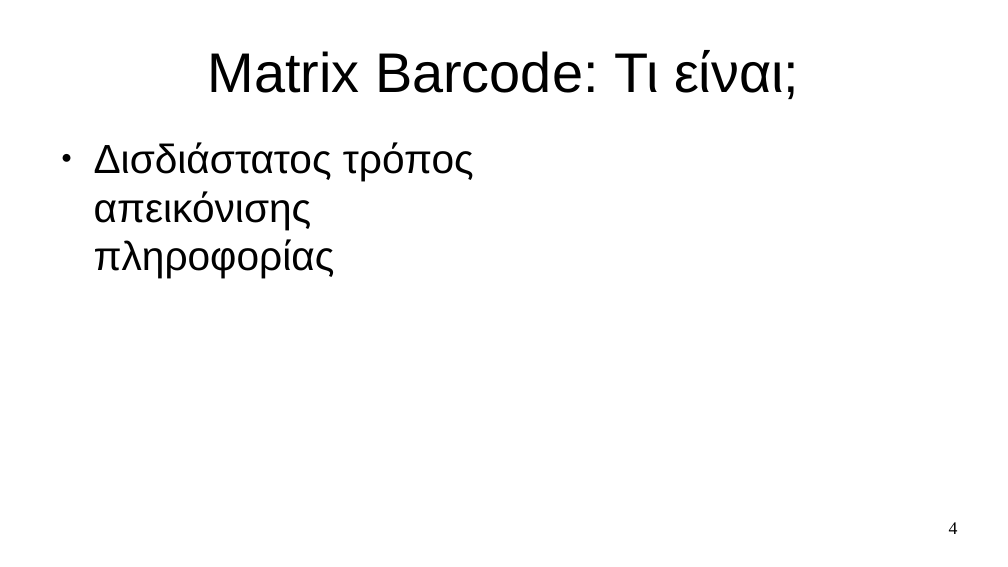
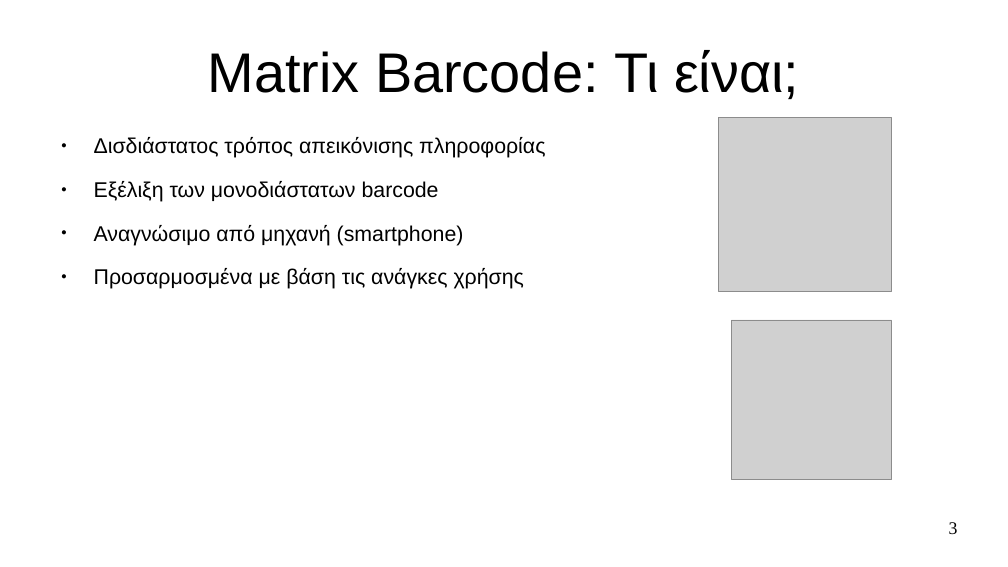
Before and after one commit to pevanget/Trigonix, a slide deck: slide 3 of Trigonix/Documentation/Παρουσίαση.odp (slide 4 before the commit). Drawn at 1008x567 pixels with LibreOffice and Linux fonts; fonts in the diff are those of the drawing; grey boxes stand for pictures. Boxes give left, top, right and bottom in pixels: in the first picture for what was removed or moved away, otherwise in the second. Text is boxed around its words. In the diff, an @@ line names an element or a change of style, - is before the commit and + after.

```diff
--- a/Trigonix/Documentation/Παρουσίαση.odp
+++ b/Trigonix/Documentation/Παρουσίαση.odp
@@ picture added at box(719, 117, 892, 292) @@
@@ text at box(94, 137, 545, 158): size 32 to 16.8 pt in "Δισδιάστατος τρόπος απεικόνισης πληροφορίας" @@
@@ text at box(94, 181, 524, 289): paragraphs added @@
+● Εξέλιξη των μονοδιάστατων barcode
+● Αναγνώσιμο από μηχανή (smartphone)
+● Προσαρμοσμένα με βάση τις ανάγκες χρήσης
@@ picture added at box(732, 320, 892, 480) @@
@@ page number at box(949, 522, 958, 534): text changed @@
-4
+3
```
Also in this commit, not shown: 1 other slide changed, 7 slides added, 2 slides removed, 4 other files.
